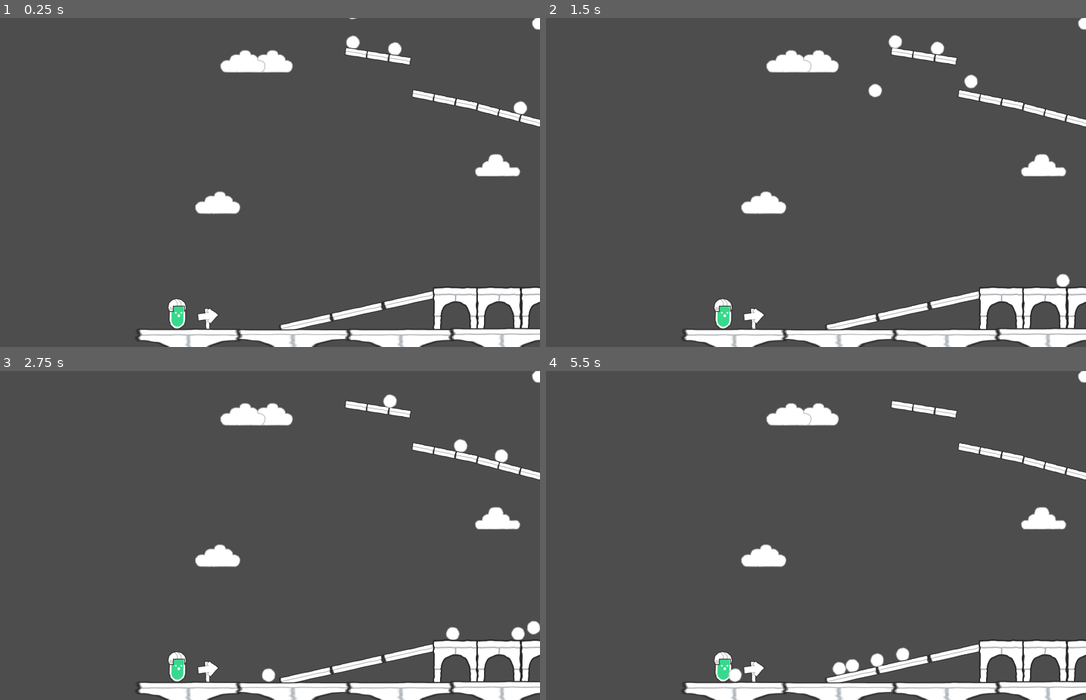
Above: before the commit, frames 1-4 (two rows, left to right).
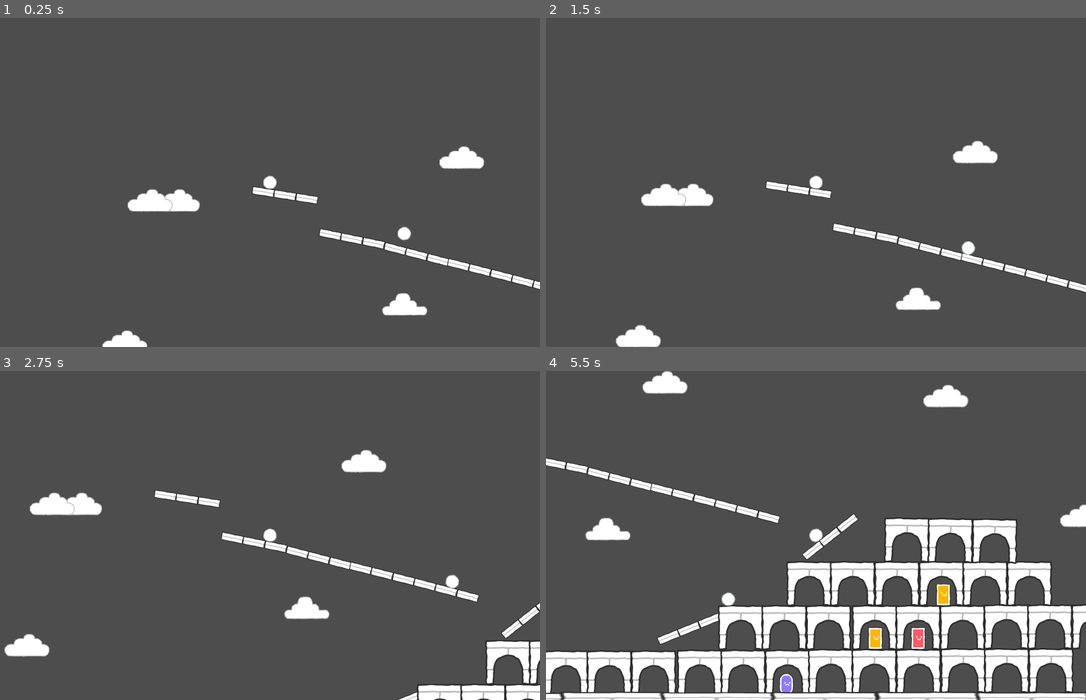
Above: after the commit, the same moments.

Repository: denisrold/godot_start
Game: Godot game, scene res://map/map_one.tscn
Same seed, same stepped clock (60 frames per second), same inputs: the game is played once before the commit and once after it.
Inputs:
- Up to frame 1 (0.25 s): no input
- Up to frame 2 (1.5 s): no input
- Up to frame 3 (2.75 s): no input
- Up to frame 4 (5.5 s): no input

The runs differ from the first frame. In frame 1, 11% of the frame differs, in the area x 18-100%, y 0-100%; in frame 2, 12%; in frame 3, 12%; in frame 4, 28%, in the area x 0-100%, y 0-100%.

Commit message:
camera configuration ok

Diff:
--- /dev/null
+++ b/Objetos_de_mapa/barril.gd
@@ -0,0 +1,13 @@
+class_name barril
+extends RigidBody2D
+
+@export var demasiado_bajo = 750
+# Called when the node enters the scene tree for the first time.
+func _ready() -> void:
+	pass # Replace with function body.
+
+
+# Called every frame. 'delta' is the elapsed time since the previous frame.
+func _process(delta: float) -> void:
+	if position.y > demasiado_bajo:
+		queue_free();
--- a/Objetos_de_mapa/barril.tscn
+++ b/Objetos_de_mapa/barril.tscn
@@ -1,10 +1,12 @@
-[gd_scene load_steps=3 format=3 uid="uid://ddj0y3nx0md36"]
+[gd_scene load_steps=4 format=3 uid="uid://ddj0y3nx0md36"]
 
 [ext_resource type="Texture2D" uid="uid://ctiibt4dfv70a" path="res://kenney_scribble-platformer/PNG/Default/effect_blast.png" id="1_qfoob"]
+[ext_resource type="Script" path="res://Objetos_de_mapa/barril.gd" id="1_yeqpl"]
 
 [sub_resource type="CircleShape2D" id="CircleShape2D_tc8vt"]
 
 [node name="Barril" type="RigidBody2D"]
+script = ExtResource("1_yeqpl")
 
 [node name="Sprite2D" type="Sprite2D" parent="."]
 texture = ExtResource("1_qfoob")
--- /dev/null
+++ b/Personaje/CameraFollow.gd
@@ -0,0 +1,15 @@
+extends Camera2D
+
+@export var object_to_follow:Node2D
+
+# Called when the node enters the scene tree for the first time.
+func _ready() -> void:
+	pass
+
+# Called every frame. 'delta' is the elapsed time since the previous frame.
+func _process(delta: float) -> void:
+	if object_to_follow:
+		position = object_to_follow.position
+
+func _physics_process(delta: float) -> void:
+	pass
--- a/map/map_one.tscn
+++ b/map/map_one.tscn
@@ -12,6 +12,7 @@
 [ext_resource type="PackedScene" uid="uid://dc1fe148l1wcw" path="res://Personaje/personaje.tscn" id="5_tmavl"]
 [ext_resource type="Texture2D" uid="uid://q8ipcyh5tsvt" path="res://kenney_scribble-platformer/PNG/Default/character_roundPurple.png" id="6_5y52g"]
 [ext_resource type="Texture2D" uid="uid://dh6hwatkaxoel" path="res://kenney_scribble-platformer/PNG/Default/item_helmetModern.png" id="9_4oep5"]
+[ext_resource type="Script" path="res://Personaje/CameraFollow.gd" id="13_26li1"]
 
 [node name="Level1" type="Node2D"]
 position = Vector2(-33, 342)
@@ -80,39 +81,18 @@
 texture = ExtResource("6_5y52g")
 
 [node name="Barril" parent="." instance=ExtResource("4_ckjbd")]
-position = Vector2(735, -218)
-
-[node name="Barril2" parent="Barril" instance=ExtResource("4_ckjbd")]
-position = Vector2(348, 160)
-
-[node name="Barril3" parent="Barril" instance=ExtResource("4_ckjbd")]
-position = Vector2(626, 234)
+position = Vector2(648, -252)
 
 [node name="Barril4" parent="Barril" instance=ExtResource("4_ckjbd")]
-position = Vector2(938, 288)
+position = Vector2(1334, 148)
 
-[node name="Barril5" parent="Barril" instance=ExtResource("4_ckjbd")]
-position = Vector2(874, 334)
-
-[node name="Barril6" parent="Barril" instance=ExtResource("4_ckjbd")]
-position = Vector2(532, 536)
-
-[node name="Barril8" parent="Barril" instance=ExtResource("4_ckjbd")]
-position = Vector2(498, 200)
-
-[node name="Barril9" parent="Barril" instance=ExtResource("4_ckjbd")]
-position = Vector2(-116, -22)
+[node name="Barril2" parent="." instance=ExtResource("4_ckjbd")]
+position = Vector2(1289, 314)
 
 [node name="Personaje" parent="." instance=ExtResource("5_tmavl")]
 position = Vector2(133, 532)
 rotation = 0.0177921
 scale = Vector2(0.250599, 0.309094)
-
-[node name="Camera2D" type="Camera2D" parent="Personaje"]
-position = Vector2(999.183, -1208.41)
-rotation = 3.12717
-scale = Vector2(60.8516, 7.20749)
-skew = -0.00751841
 
 [node name="ItemHelmetModern" type="Sprite2D" parent="Personaje"]
 position = Vector2(-5.97717, -90.5154)
@@ -126,7 +106,6 @@
 [node name="shortGround" parent="Suelos" instance=ExtResource("3_7g27r")]
 position = Vector2(1405, 81)
 rotation = 0.258186
-scale = Vector2(1, 1)
 
 [node name="shortGround3" parent="Suelos/shortGround" instance=ExtResource("3_7g27r")]
 position = Vector2(-365.246, 3.36893)
@@ -135,12 +114,10 @@
 [node name="shortGround2" parent="Suelos/shortGround" instance=ExtResource("3_7g27r")]
 position = Vector2(-183.845, 0.972931)
 rotation = -0.0103944
-scale = Vector2(1, 1)
 
 [node name="shortGround4" parent="Suelos/shortGround" instance=ExtResource("3_7g27r")]
 position = Vector2(-549.293, 7.49776)
 rotation = -0.0582059
-scale = Vector2(1, 1)
 
 [node name="shortGround5" parent="Suelos/shortGround" instance=ExtResource("3_7g27r")]
 position = Vector2(253.274, 3.44641)
@@ -149,17 +126,10 @@
 [node name="shortGround7" parent="Suelos/shortGround" instance=ExtResource("3_7g27r")]
 position = Vector2(-63.7257, 354.004)
 rotation = -0.644421
-scale = Vector2(1, 1)
 
 [node name="shortGround8" parent="Suelos/shortGround" instance=ExtResource("3_7g27r")]
 position = Vector2(-759.055, -62.2562)
 rotation = -0.10314
-scale = Vector2(1, 1)
-
-[node name="shortGround" parent="Suelos/shortGround" instance=ExtResource("3_7g27r")]
-position = Vector2(-626.827, 638.199)
-rotation = -0.478565
-scale = Vector2(2.39962, 1.05268)
 
 [node name="Platform" parent="Suelos" instance=ExtResource("2_8noow")]
 position = Vector2(1028, 465)
@@ -201,11 +171,16 @@
 [node name="Ground3" parent="Suelos/Ground" instance=ExtResource("1_uhwaw")]
 position = Vector2(1746, -2)
 
-[node name="Barril2" parent="." instance=ExtResource("4_ckjbd")]
-position = Vector2(620, -338)
+[node name="Barril4" parent="." instance=ExtResource("4_ckjbd")]
+position = Vector2(1021, -110)
 
-[node name="Barril3" parent="." instance=ExtResource("4_ckjbd")]
-position = Vector2(620, -439)
-
-[node name="Barril4" parent="." instance=ExtResource("4_ckjbd")]
-position = Vector2(1666, -439)
+[node name="Camera2D" type="Camera2D" parent="." node_paths=PackedStringArray("object_to_follow")]
+position = Vector2(390, 163.002)
+rotation = -3.14159
+scale = Vector2(15.2502, 2.22761)
+limit_left = -1000
+limit_top = -370
+limit_right = 2640
+limit_bottom = 1500
+script = ExtResource("13_26li1")
+object_to_follow = NodePath("../Barril")
Not shown: 1 places in map/map_one.tscn that only renumber resources
